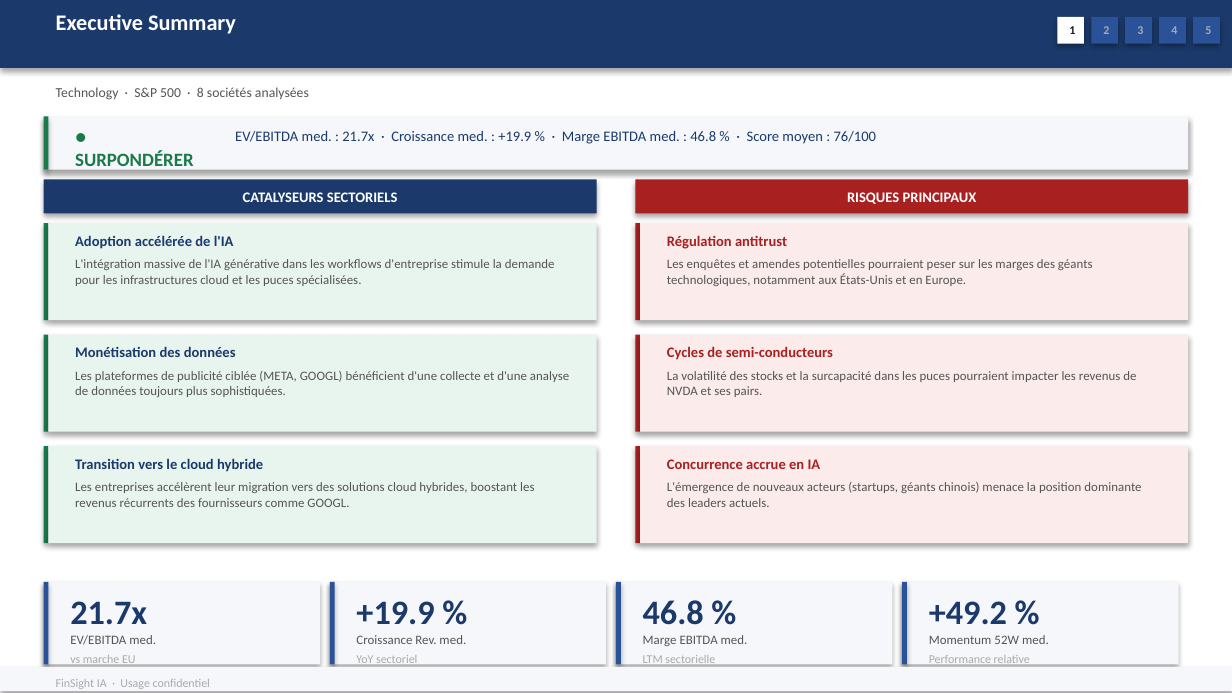
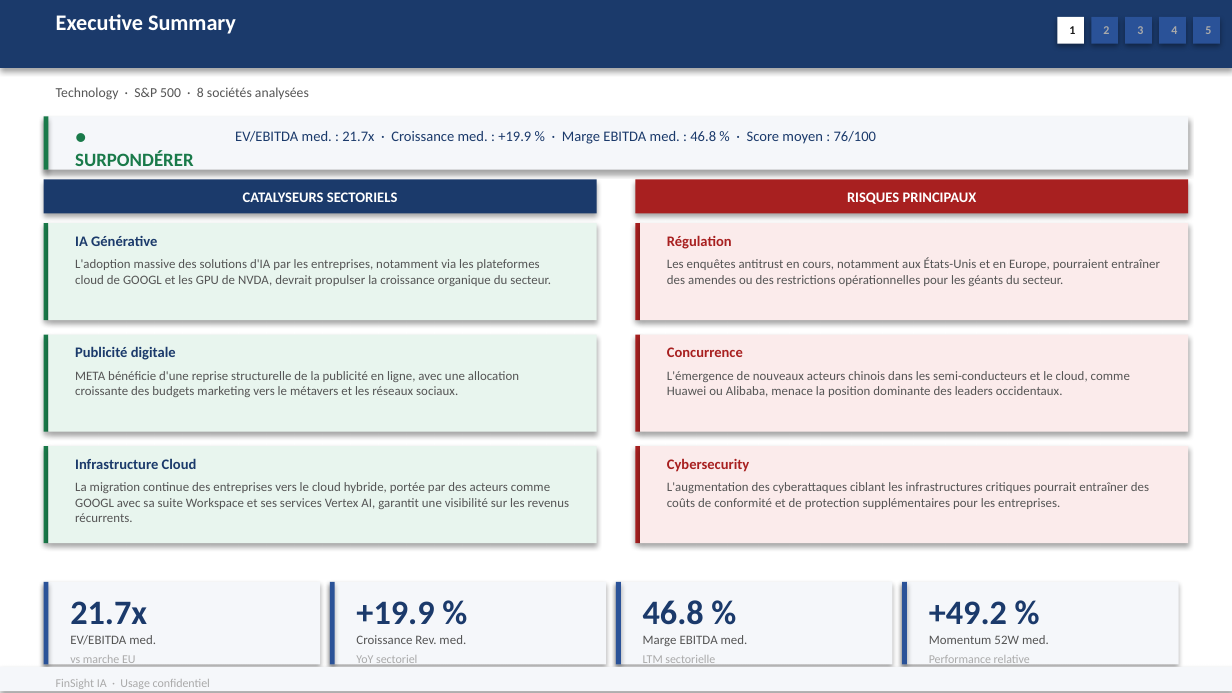
Before and after one commit to baptistejeh07-art/finsight-ia, a slide deck: slide 2 of preview/secteur_Technology_S&P_500/secteur_Technology_S&P_500.pptx. Drawn at 1232x693 pixels with LibreOffice and Linux fonts; fonts in the diff are those of the drawing. Boxes give left, top, right and bottom in pixels: in the first picture for what was removed or moved away, otherwise in the second. Text is boxed around its words. In the diff, an @@ line names an element or a change of style, - is before the commit and + after.

Commit message:
chore(preview): secteur_Technology_S&P_500 outputs regeneres

```diff
--- a/preview/secteur_Technology_S&P_500/secteur_Technology_S&P_500.pptx
+++ b/preview/secteur_Technology_S&P_500/secteur_Technology_S&P_500.pptx
@@ text at bbox=[75, 236, 157, 246]: text changed @@
-Adoption accélérée de l'IA
+IA Générative
@@ text at bbox=[667, 235, 732, 249]: text changed @@
-Régulation antitrust
+Régulation
@@ text at bbox=[75, 259, 551, 286]: text changed @@
-L'intégration massive de l'IA générative dans les workflows d'entreprise stimule la demande pour les infrastructures cloud et les puces spécialisées.
+L'adoption massive des solutions d'IA par les entreprises, notamment via les plateformes cloud de GOOGL et les GPU de NVDA, devrait propulser la croissance organique du secteur.
@@ text at bbox=[667, 257, 1160, 286]: text changed @@
-Les enquêtes et amendes potentielles pourraient peser sur les marges des géants technologiques, notamment aux États-Unis et en Europe.
+Les enquêtes antitrust en cours, notamment aux États-Unis et en Europe, pourraient entraîner des amendes ou des restrictions opérationnelles pour les géants du secteur.
@@ text at bbox=[75, 346, 176, 360]: text changed @@
-Monétisation des données
+Publicité digitale
@@ text at bbox=[667, 347, 743, 357]: text changed @@
-Cycles de semi-conducteurs
+Concurrence
@@ text at bbox=[75, 371, 519, 397]: text changed @@
-Les plateformes de publicité ciblée (META, GOOGL) bénéficient d'une collecte et d'une analyse de données toujours plus sophistiquées.
+META bénéficie d'une reprise structurelle de la publicité en ligne, avec une allocation croissante des budgets marketing vers le métavers et les réseaux sociaux.
@@ text at bbox=[667, 371, 1130, 397]: text changed @@
-La volatilité des stocks et la surcapacité dans les puces pourraient impacter les revenus de NVDA et ses pairs.
+L'émergence de nouveaux acteurs chinois dans les semi-conducteurs et le cloud, comme Huawei ou Alibaba, menace la position dominante des leaders occidentaux.
@@ text at bbox=[75, 458, 197, 469]: text changed @@
-Transition vers le cloud hybride
+Infrastructure Cloud
@@ text at bbox=[667, 458, 749, 472]: text changed @@
-Concurrence accrue en IA
+Cybersecurity
@@ text at bbox=[75, 482, 570, 522]: text changed @@
-Les entreprises accélèrent leur migration vers des solutions cloud hybrides, boostant les revenus récurrents des fournisseurs comme GOOGL.
+La migration continue des entreprises vers le cloud hybride, portée par des acteurs comme GOOGL avec sa suite Workspace et ses services Vertex AI, garantit une visibilité sur les revenus récurrents.
@@ text at bbox=[667, 482, 1149, 509]: text changed @@
-L'émergence de nouveaux acteurs (startups, géants chinois) menace la position dominante des leaders actuels.
+L'augmentation des cyberattaques ciblant les infrastructures critiques pourrait entraîner des coûts de conformité et de protection supplémentaires pour les entreprises.
```
Also in this commit, not shown: 5 other slides changed, 2 other files.
